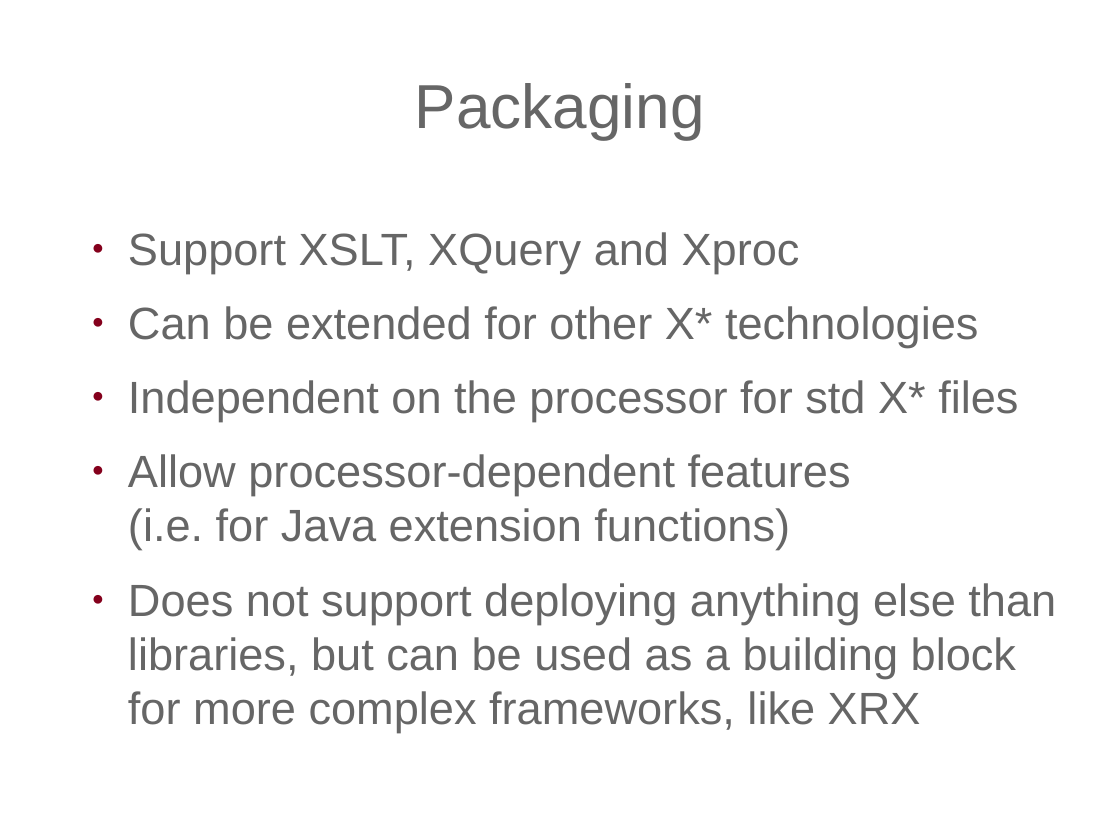
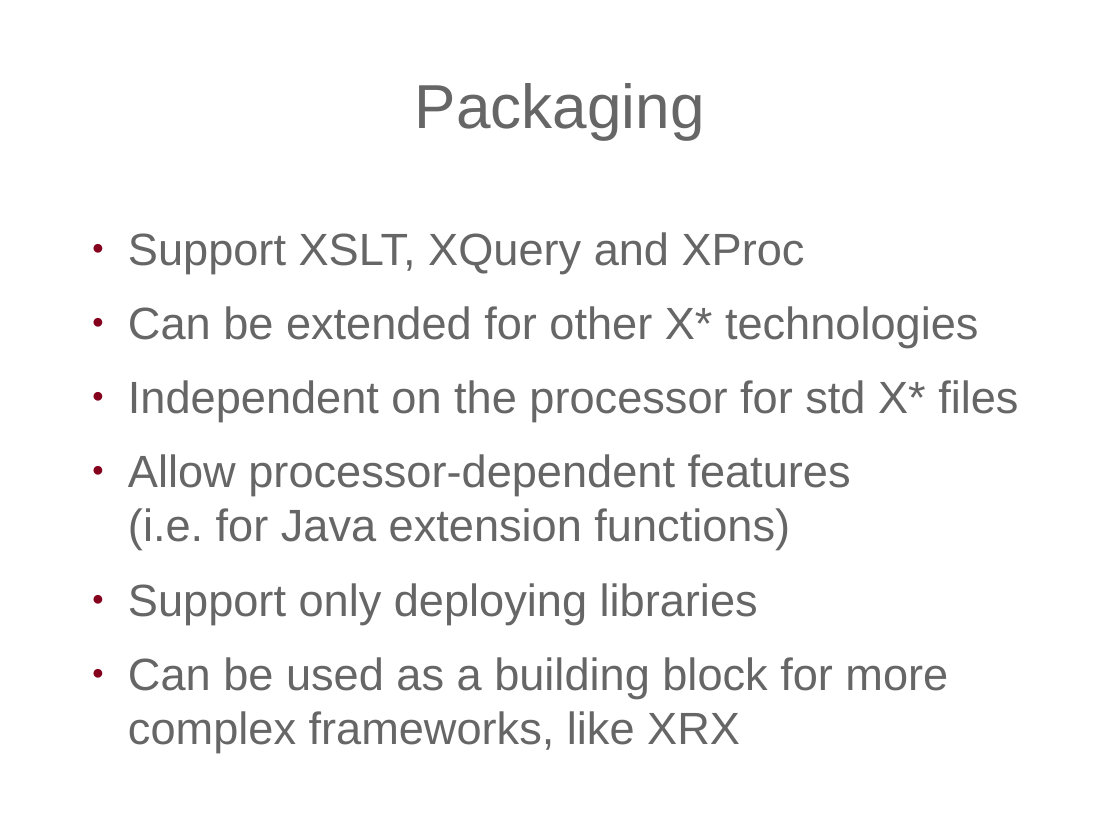
Before and after one commit to expath/expath-www, a slide deck: slide 22 of misc/2009-balisage/presentation/balisage-expath.odp (slide 21 before the commit). Drawn at 1120x840 pixels with LibreOffice and Linux fonts; fonts in the diff are those of the drawing; background and template pictures are left out. Boxes give left, top, right and bottom in pixels: in the first picture for what was removed or moved away, otherwise in the second. Text is boxed around its words. In the diff, an @@ line names an element or a change of style, - is before the commit and + after.

```diff
--- a/misc/2009-balisage/presentation/balisage-expath.odp
+++ b/misc/2009-balisage/presentation/balisage-expath.odp
@@ text at box(128, 232, 805, 273): text changed @@
-● Support XSLT, XQuery and Xproc
+● Support XSLT, XQuery and XProc
@@ text at box(128, 583, 948, 753): text changed @@
-● Does not support deploying anything else than libraries, but can be used as a building block for more complex frameworks, like XRX
+● Support only deploying libraries
+● Can be used as a building block for more complex frameworks, like XRX
```
Also in this commit, not shown: 4 other slides changed, 4 slides added, 2 slides removed, 2 other files.
